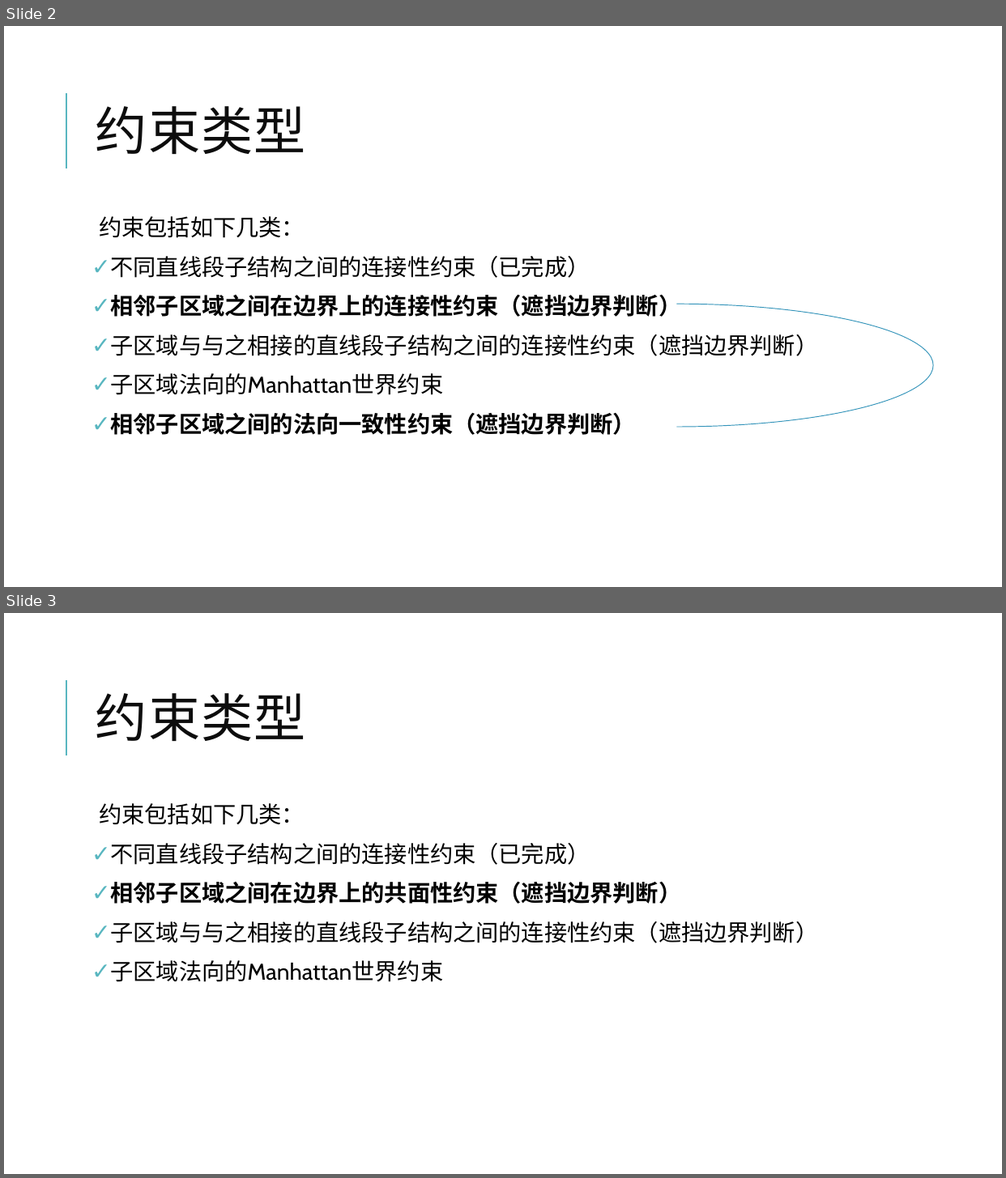
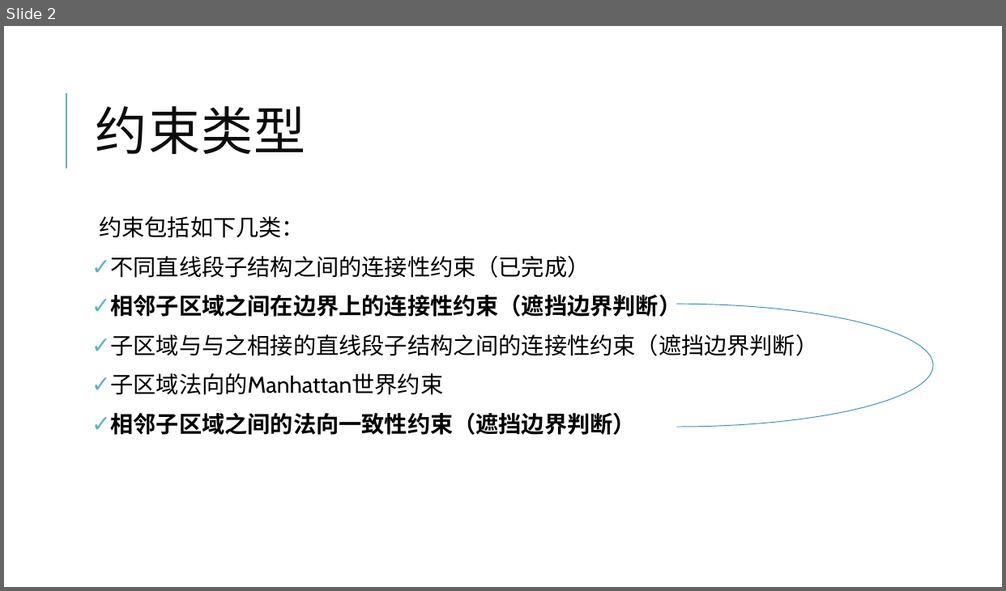
Before and after one commit to thu-cgcad-3d/Panoramix, a slide deck: doc/EquationsOfRegionConstraints.pptx. Shown one above the other, each under a label of ours: slides 2 and 3 before the commit, slide 2 after it. The pictures are 1006x1178 and 1006x591 pixels, drawn with LibreOffice and Linux fonts; fonts in the diff are those of the drawing; background and template pictures are left out. Boxes give left, top, right and bottom in pixels: in the first picture for what was removed or moved away, otherwise in the second. Text is boxed around its words. In the diff, an @@ line names an element or a change of style, - is before the commit and + after.

```diff
--- a/doc/EquationsOfRegionConstraints.pptx
+++ b/doc/EquationsOfRegionConstraints.pptx
@@ slide 3 removed at <box>4,613,1002,1174</box>, background picture (left out); not listed: 1 template element that a slide beside it also shows @@
@@ title removed at <box>96,693,306,741</box> @@
-约束类型
@@ text removed at <box>99,803,819,982</box> @@
-  约束包括如下几类：
-✓ 不同直线段子结构之间的连接性约束（已完成）
-✓ 相邻子区域之间在边界上的共面性约束（遮挡边界判断）
-✓ 子区域与与之相接的直线段子结构之间的连接性约束（遮挡边界判断）
-✓ 子区域法向的Manhattan世界约束
```
Also in this commit, not shown: 4 slides added, 6 other slides removed, 6 other files.
